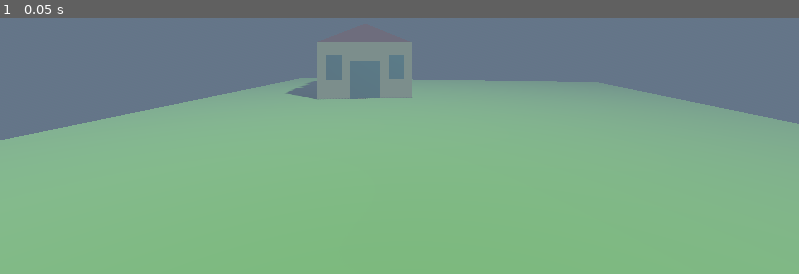
Above: before the commit, frame 1.
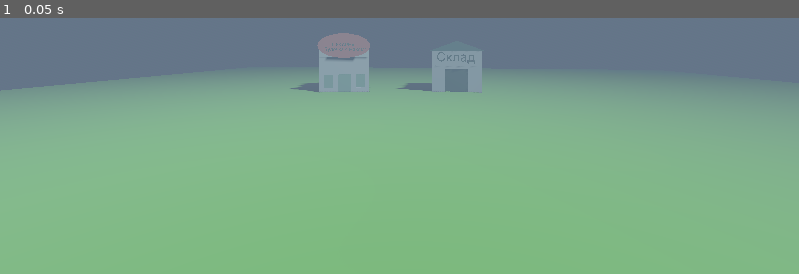
Above: after the commit, the same moment.

Repository: ZFox-24/BakeryGame
Game: Godot game, scene res://materials/ground.tscn
Same seed, same stepped clock (60 frames per second), same inputs: the game is played once before the commit and once after it.
Inputs:
- Up to frame 1 (0.05 s): no input

The runs differ from the first frame. In frame 1, 8.8% of the frame differs, in the area x 0-100%, y 5-48%.

Commit message:
bakery interior

Diff:
--- a/materials/ground.tscn
+++ b/materials/ground.tscn
@@ -1,6 +1,7 @@
-[gd_scene load_steps=7 format=3 uid="uid://b032niy2ngqfh"]
+[gd_scene load_steps=8 format=3 uid="uid://b032niy2ngqfh"]
 
-[ext_resource type="PackedScene" uid="uid://d2cb3pdiossfq" path="res://scenes/bakery_building.tscn" id="1_0o4cl"]
+[ext_resource type="PackedScene" uid="uid://u7iphdn6qtff" path="res://models/buildings/bakery_building.glb" id="1_7766f"]
+[ext_resource type="PackedScene" uid="uid://cr6n6xwb43ftx" path="res://models/buildings/warehouse_building.glb" id="2_utnsy"]
 
 [sub_resource type="StandardMaterial3D" id="StandardMaterial3D_usrg0"]
 albedo_color = Color(0.33002746, 0.5696063, 0.3149071, 1)
@@ -20,6 +21,7 @@
 background_mode = 2
 sky = SubResource("Sky_utnsy")
 ambient_light_source = 3
+ambient_light_color = Color(0.27279034, 0.63891447, 0.6799078, 1)
 reflected_light_source = 2
 fog_enabled = true
 fog_light_color = Color(0.65701157, 0.7621777, 0.88073075, 1)
@@ -30,10 +32,8 @@
 [node name="Node3D" type="Node3D"]
 
 [node name="MeshInstance3D" type="MeshInstance3D" parent="."]
+transform = Transform3D(2.2925332, 0, 0, 0, 1, 0, 0, 0, 2.214426, 0, 0, 0)
 mesh = SubResource("PlaneMesh_0o4cl")
-
-[node name="BakeryBuilding" parent="." instance=ExtResource("1_0o4cl")]
-transform = Transform3D(0.96701485, 0, 0.2547201, 0, 1, 0, -0.2547201, 0, 0.96701485, -5.705533, 1.5, 4.807908)
 
 [node name="WorldEnvironment" type="WorldEnvironment" parent="."]
 environment = SubResource("Environment_6ttmh")
@@ -45,3 +45,11 @@
 transform = Transform3D(-0.52493626, -0.7448619, 0.41185233, -0.40413767, 0.64398336, 0.64958304, -0.7490759, 0.1745448, -0.63907695, 43.102997, 8.98167, -43.43419)
 light_color = Color(0.97519356, 0.9625539, 0.6581991, 1)
 shadow_enabled = true
+
+[node name="bakery_building" parent="." instance=ExtResource("1_7766f")]
+transform = Transform3D(1.448848, 0, 0.38838035, 0, 1.5, 0, -0.38838035, 0, 1.448848, -5.8955727, 1.49, 6.15524)
+
+[node name="warehouse_building" parent="." instance=ExtResource("2_utnsy")]
+transform = Transform3D(1.5, 0, 0, 0, 1.5, 0, 0, 0, 1.5, -6.8638506, 1.49, 3.0485)
+
+[editable path="bakery_building"]
--- /dev/null
+++ b/models/light.tscn
@@ -0,0 +1,15 @@
+[gd_scene load_steps=3 format=3 uid="uid://cv84ssob33i55"]
+
+[ext_resource type="Material" uid="uid://dj3xu5c17uhk3" path="res://materials/windows_glow.tres" id="1_3hyp2"]
+
+[sub_resource type="BoxMesh" id="BoxMesh_g7sry"]
+material = ExtResource("1_3hyp2")
+
+[node name="Light" type="Node3D"]
+
+[node name="light" type="MeshInstance3D" parent="."]
+transform = Transform3D(1, 0, 0, 0, 0.34540874, 0, 0, 0, 1, 0, 0, 0)
+mesh = SubResource("BoxMesh_g7sry")
+
+[node name="OmniLight3D" type="OmniLight3D" parent="light"]
+light_color = Color(0.98896474, 0.9463404, 0.82337034, 1)
--- /dev/null
+++ b/scenes/bakery_interior.tscn
@@ -0,0 +1,43 @@
+[gd_scene load_steps=4 format=3 uid="uid://dagmdnqnlnr73"]
+
+[ext_resource type="PackedScene" uid="uid://cv84ssob33i55" path="res://models/light.tscn" id="1_djn2f"]
+
+[sub_resource type="PlaneMesh" id="PlaneMesh_ya3af"]
+size = Vector2(5, 7)
+
+[sub_resource type="PlaneMesh" id="PlaneMesh_djn2f"]
+
+[node name="Node3D" type="Node3D"]
+
+[node name="floor" type="MeshInstance3D" parent="."]
+transform = Transform3D(1, 0, 0, 0, 1, 0, 0, 0, 1, -1, -1, 1)
+mesh = SubResource("PlaneMesh_ya3af")
+
+[node name="wall2" type="MeshInstance3D" parent="."]
+transform = Transform3D(2.524217, 0, 0, 0, 1.3113416e-07, 1, 0, -1, 1.3113416e-07, -1, 0, -2.493281)
+mesh = SubResource("PlaneMesh_djn2f")
+
+[node name="wall3" type="MeshInstance3D" parent="."]
+transform = Transform3D(2.524217, 0, 0, 0, -4.371139e-08, -1, 0, 1, -4.371139e-08, -1, 0, 4.506719)
+mesh = SubResource("PlaneMesh_djn2f")
+
+[node name="wall4" type="MeshInstance3D" parent="."]
+transform = Transform3D(-1.5497648e-07, 1, -4.3711385e-08, 0, -4.3711385e-08, -1, -3.545448, -4.371139e-08, 1.9106855e-15, -3.5, 0, 0.90539265)
+mesh = SubResource("PlaneMesh_djn2f")
+
+[node name="wall5" type="MeshInstance3D" parent="."]
+transform = Transform3D(-1.5497648e-07, 1, -4.3711385e-08, 0, -4.3711385e-08, -1, -3.545448, -4.371139e-08, 1.9106855e-15, 1.5, 0, 0.90539265)
+mesh = SubResource("PlaneMesh_djn2f")
+
+[node name="ceiling" type="MeshInstance3D" parent="."]
+transform = Transform3D(6.7742375e-15, -3.5527137e-15, 2.685147, -1.5497648e-07, 1, 9.539559e-15, -3.545448, -4.371139e-08, 5.1304714e-15, -0.9, 1, 1.0053927)
+mesh = SubResource("PlaneMesh_djn2f")
+
+[node name="Light" parent="." instance=ExtResource("1_djn2f")]
+transform = Transform3D(1, 0, 0, 0, 1, 0, 0, 0, 1, -1.2307274, 0.8255594, 2.8722205)
+
+[node name="_Light2" parent="." instance=ExtResource("1_djn2f")]
+transform = Transform3D(1, 0, 0, 0, 1, 0, 0, 0, 1, -1.2307274, 0.8255594, -0.92255163)
+
+[node name="Camera3D" type="Camera3D" parent="."]
+transform = Transform3D(-0.13498925, 0, 0.99084705, 0, 1, 0, -0.99084705, 0, -0.13498925, 0.26469707, -0.3600645, 0.85710716)
Not shown, removed: models/Untitled1.blend.import
Not shown, added: models/buildings/Bakery_building.mtl
Not shown, added: models/buildings/Bakery_building.obj
Not shown, added: models/buildings/Bakery_building.obj.import
Not shown, added: models/buildings/Truck.mtl
Not shown, added: models/buildings/Truck.obj
Not shown, added: models/buildings/Truck.obj.import
Not shown, added: models/buildings/Warehouse_building.mtl
Not shown, added: models/buildings/Warehouse_building.obj
Not shown, added: models/buildings/Warehouse_building.obj.import
Not shown, added: models/buildings/bakery_building.dae
Not shown, added: models/buildings/bakery_building.dae.import
(and 11 more such lines)
